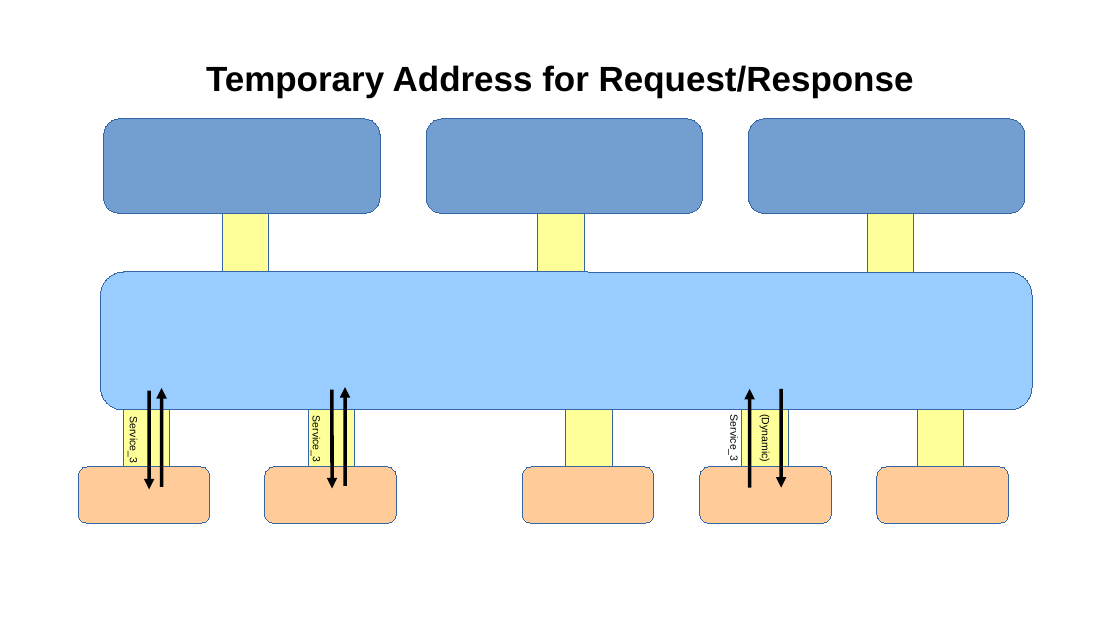
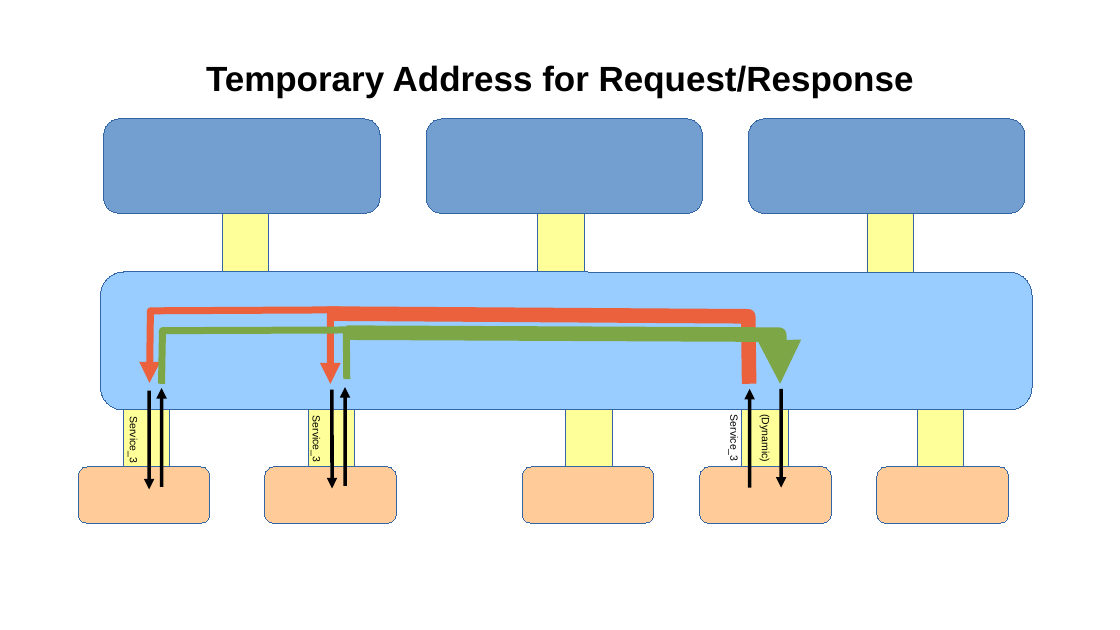
Before and after one commit to ted-ross/summit2016, a slide deck: slide 15 of slides/ElasticScale.odp. Drawn at 1120x630 pixels with LibreOffice and Linux fonts; fonts in the diff are those of the drawing; background and template pictures are left out. Boxes give left, top, right and bottom in pixels: in the first picture for what was removed or moved away, otherwise in the second. Text is boxed around its words. In the diff, an @@ line names an element or a change of style, - is before the commit and + after.

```diff
--- a/slides/ElasticScale.odp
+++ b/slides/ElasticScale.odp
@@ freeform shape added at (150, 310, 340, 383), outline #EB613D 11.99 pt @@
@@ freeform shape added at (327, 314, 749, 384), outline #EB613D 25 pt @@
@@ arrow added from (330, 314) to (330, 384), #EB613D 11.99 pt @@
@@ freeform shape added at (162, 330, 352, 384), outline #7DA647 11.99 pt @@
@@ freeform shape added at (346, 333, 780, 384), outline #7DA647 25 pt @@
@@ line added from (346, 333) to (347, 379), #7DA647 11.99 pt @@
```
Also in this commit, not shown: 7 other slides changed, 2 slides added, 1 slide removed.
